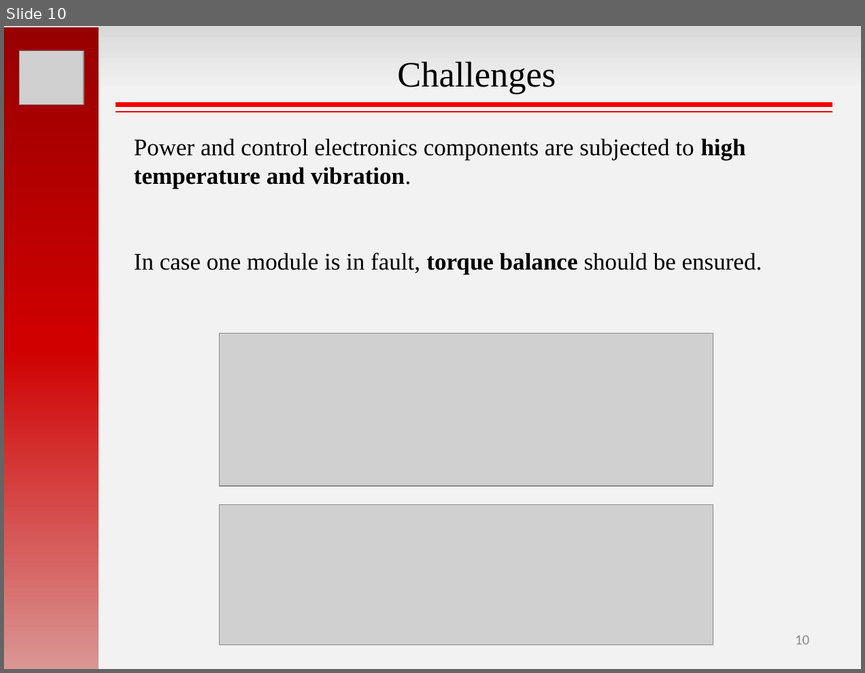
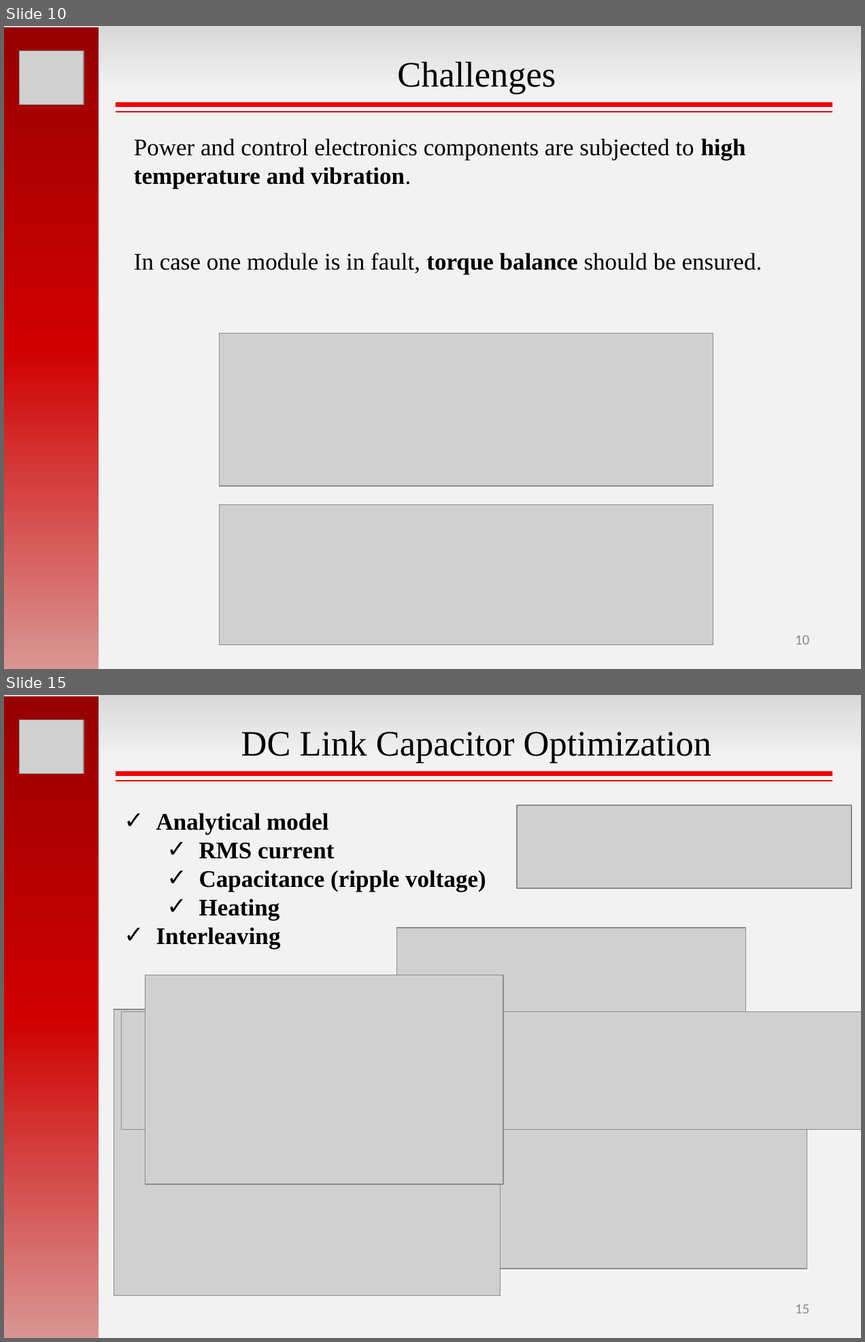
Before and after one commit to hakanpolat/IMMD, a slide deck: GRW2017/sunum/GRW2017_MesutUğur.pptx. Shown one above the other, each under a label of ours: slide 10 before the commit, slides 10 and 15 after it; the slides between them are not shown. The pictures are 865x673 and 865x1342 pixels, drawn with LibreOffice and Linux fonts; fonts in the diff are those of the drawing; grey boxes stand for pictures. Boxes give left, top, right and bottom in pixels: in the first picture for what was removed or moved away, otherwise in the second. Text is boxed around its words. In the diff, an @@ line names an element or a change of style, - is before the commit and + after.

Commit message:
grw2017 sunum capacitor kısmı

```diff
--- a/GRW2017/sunum/GRW2017_MesutUğur.pptx
+++ b/GRW2017/sunum/GRW2017_MesutUğur.pptx
@@ slide 15 added at bbox=[4, 695, 861, 1338], background gradient #D9D9D9 to #F2F2F2 @@
@@ rectangle added at bbox=[4, 696, 99, 1338], fill gradient #970000 to #D00000 to #D99694 @@
@@ picture added at bbox=[20, 720, 84, 773] @@
@@ text added at bbox=[241, 730, 712, 763], 30 pt, text #000000 @@
+DC Link Capacitor Optimization
@@ line added from (116, 774) to (832, 774), #F20000 4 pt @@
@@ line added from (116, 781) to (832, 781), #F20000 1.5 pt @@
@@ text added at bbox=[156, 813, 486, 949], 20 pt, text #000000, bold @@
+✓ Analytical model
+  ✓ RMS current
+  ✓ Capacitance (ripple voltage)
+  ✓ Heating
+✓ Interleaving
@@ picture added at bbox=[516, 806, 851, 889] @@
@@ picture added at bbox=[396, 927, 745, 1022] @@
@@ picture added at bbox=[145, 975, 504, 1184] @@
@@ picture added at bbox=[113, 1009, 500, 1295] @@
@@ picture added at bbox=[122, 1011, 861, 1130] @@
@@ picture added at bbox=[482, 1036, 807, 1268] @@
@@ page number added at bbox=[795, 1304, 809, 1313], 12 pt, text #8C8C8C @@
+15
```
Also in this commit, not shown: 3 slides changed, 9 other slides added, 2 slides removed.
